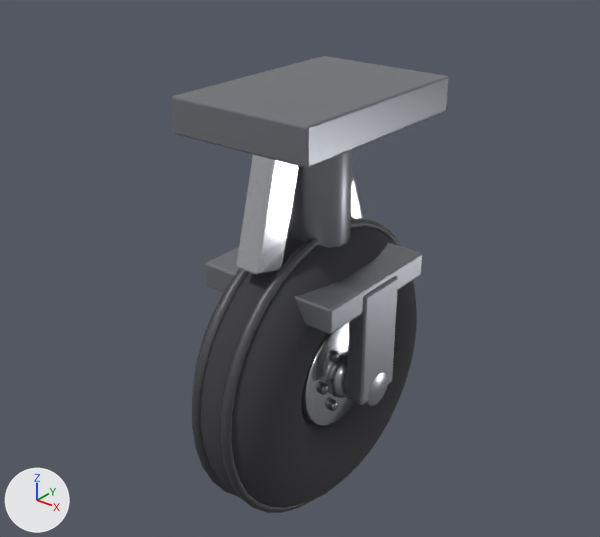
An edit to the glTF model models/wheel_retract.glb, drawn before and after from the same camera.
Before and after are seen from a 50 mm lens placed at (1.324, -1.724, 1.194), pointed at (-0.06, 0.006, 0.122). The axes (+X, +Y, +Z) are drawn at lower left. The lights are the same throughout. The older version comes first. Vertices at exactly the same position are counted once.

Names of what the first picture shows: 'wheel_retract'.
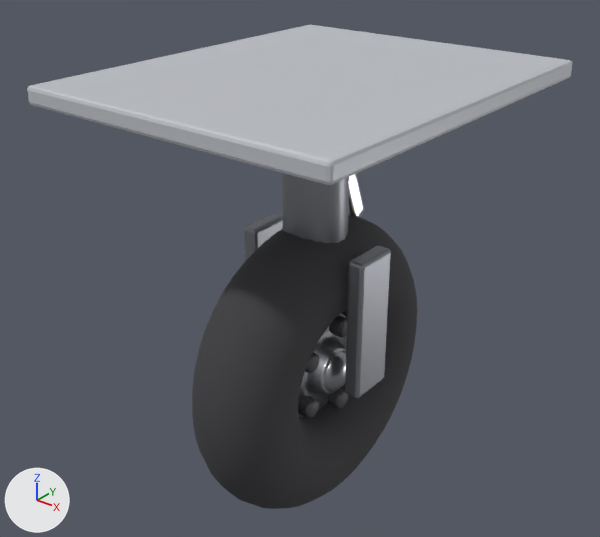
What differs and where, as boxes (x1, y1, x2, y2) in the pictures (600 x 537 px; the box of a moved part takes in the faces that stretch with it):
'wheel_retract', reshaped, moved: before (172, 56, 448, 513); after (192, 173, 417, 509)
'Door', added: after (27, 25, 572, 185)
part 1 of me_cube, added: after (192, 215, 417, 509)
part 2 of me_cube, deleted: before (172, 56, 448, 426)
part 3 of me_cube, moved or reshaped: before (192, 218, 417, 513); after (244, 173, 391, 418)

Edits to the bpy script that builds the scene:
```text
Change mat_rim:
    mat_rim.roughness: 0.18 -> 0.28
Add mat_body:
    mat_body = principled_material('body')
    mat_body.base_color = (0.6, 0.62, 0.66)  # light grey #cbced4
    mat_body.metallic = 0.3
Change me_cube:
    used by ob_wheel_retract; location = (0.0, 0.0, 0.0)
    remove me_cube.from_pydata(...)  # 4861 vertices, 9618 faces; spans x -0.236..0.236, y -0.464..0.464, z -0.639..0.675
    add me_cube.from_pydata(...)  # 3580 vertices, 7080 faces; spans x -0.214..0.214, y -0.463..0.463, z -1.263..0.024
    me_cube part 1: a new loose piece, a torus around x (ring radius 0.315, tube radius 0.148) spanning x -0.149..0.149, y -0.463..0.463, z -1.263..-0.336, in mat_rubber (dark grey #3f3f42)
    me_cube part 2: 26 loose pieces with 2560 vertices, spanning x -0.236..0.236, y -0.315..0.315, z -0.346..0.675, are deleted
    me_cube part 3: 2301 vertices removed from x -0.153..0.153, y -0.464..0.464, z -0.639..0.289; 2700 vertices added at x -0.214..0.214, y -0.22..0.232, z -1.019..0.024
    remove me_cube.materials.append(mat_bolt)  # grey #7c7c81
Add me_cube_004:
    me_cube_004.from_pydata(...)  # 56 vertices, 108 faces; spans x 0.0..0.93, y -0.562..0.562, z -0.025..0.025
    me_cube_004.materials.append(mat_body)  # light grey #cbced4
Change ob_wheel_retract:
    ob_wheel_retract.location: (0.0, 0.0, 0.0) -> (0.0, 0.0, 0.625)
Add ob_door:
    ob_door = bpy.data.objects.new('Door', me_cube_004)
    ob_door.location = (-0.465, 0.0, 0.685)
```
